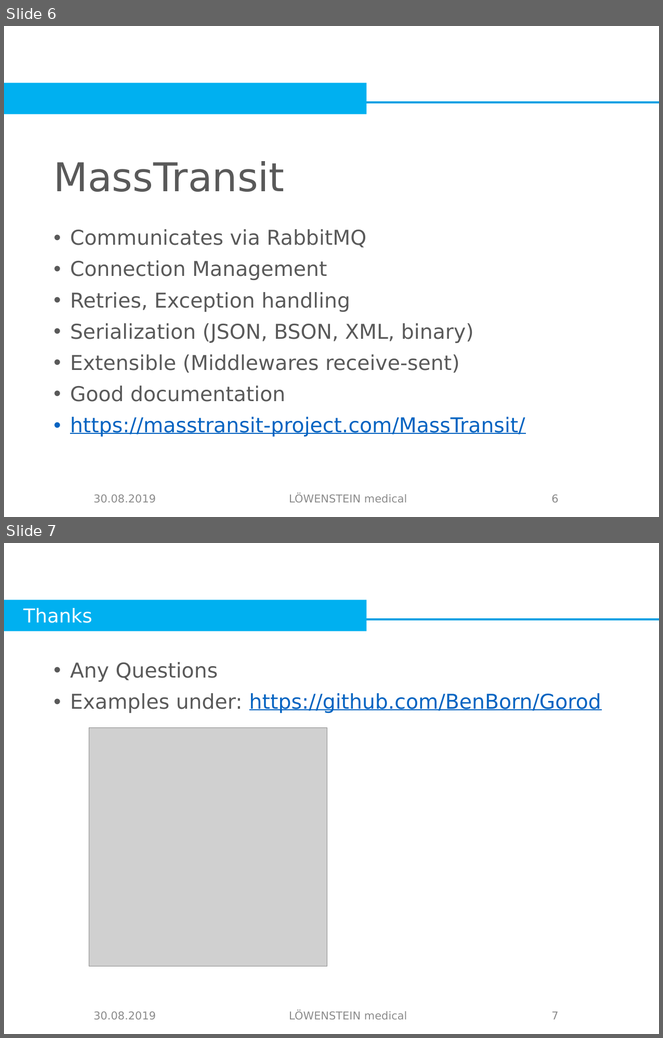
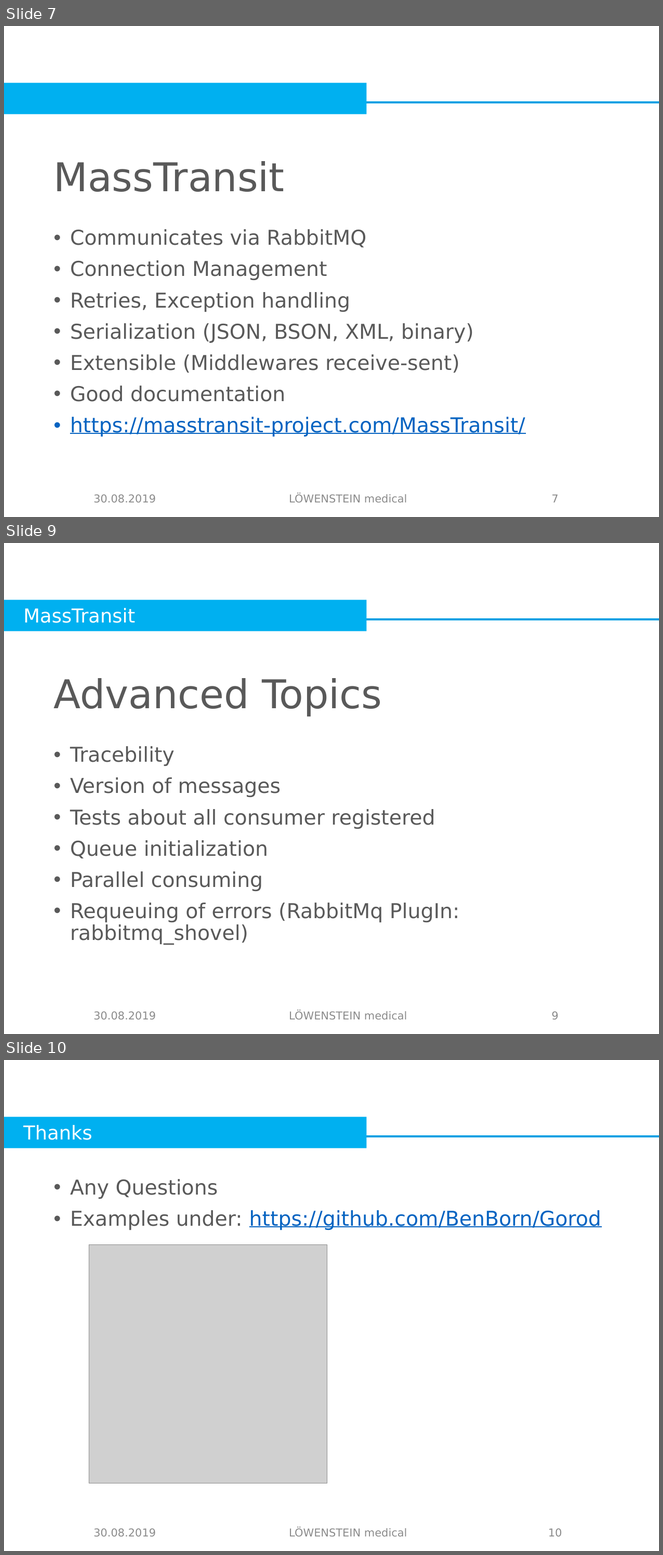
Before and after one commit to BenBorn/Gorod, a slide deck: Presentation.pptx. Shown one above the other, each under a label of ours: slides 6 and 7 before the commit, slides 7, 9 and 10 after it; the slides between them are not shown. The pictures are 663x1038 and 663x1555 pixels, drawn with LibreOffice and Linux fonts; fonts in the diff are those of the drawing; grey boxes stand for pictures; background and template pictures are left out. Boxes give left, top, right and bottom in pixels: in the first picture for what was removed or moved away, otherwise in the second. Text is boxed around its words. In the diff, an @@ line names an element or a change of style, - is before the commit and + after.

```diff
--- a/Presentation.pptx
+++ b/Presentation.pptx
@@ slide 9 added at box(4, 543, 659, 1034), background #FFFFFF; not listed: 2 template elements that a slide beside it also shows @@
@@ text added at box(23, 608, 135, 623), 30 pt, text #FFFFFF @@
+MassTransit
@@ title added at box(54, 678, 382, 717), 62 pt, text #595959 @@
+Advanced Topics
@@ text added at box(70, 746, 460, 945), 32 pt, text #595959 @@
+• Tracebility
+• Version of messages
+• Tests about all consumer registered
+• Queue initialization
+• Parallel consuming
+• Requeuing of errors (RabbitMq PlugIn: rabbitmq_shovel)
@@ text added at box(93, 1012, 156, 1020), 17.1 pt, text #8C8C8C @@
+30.08.2019
@@ text added at box(289, 1012, 408, 1020), 17.1 pt, text #8C8C8C @@
+LÖWENSTEIN medical
@@ page number added at box(552, 1012, 558, 1020), 17 pt, text #898989 @@
+9
@@ what was slide 6 is now slide 7 @@
@@ page number at box(552, 495, 558, 503): text changed @@
-6
+7
@@ what was slide 7 is now slide 10 @@
@@ page number at box(548, 1529, 562, 1537): text changed @@
-7
+10
```
Also in this commit, not shown: 2 slides changed, 2 other slides added, 1 other file.
